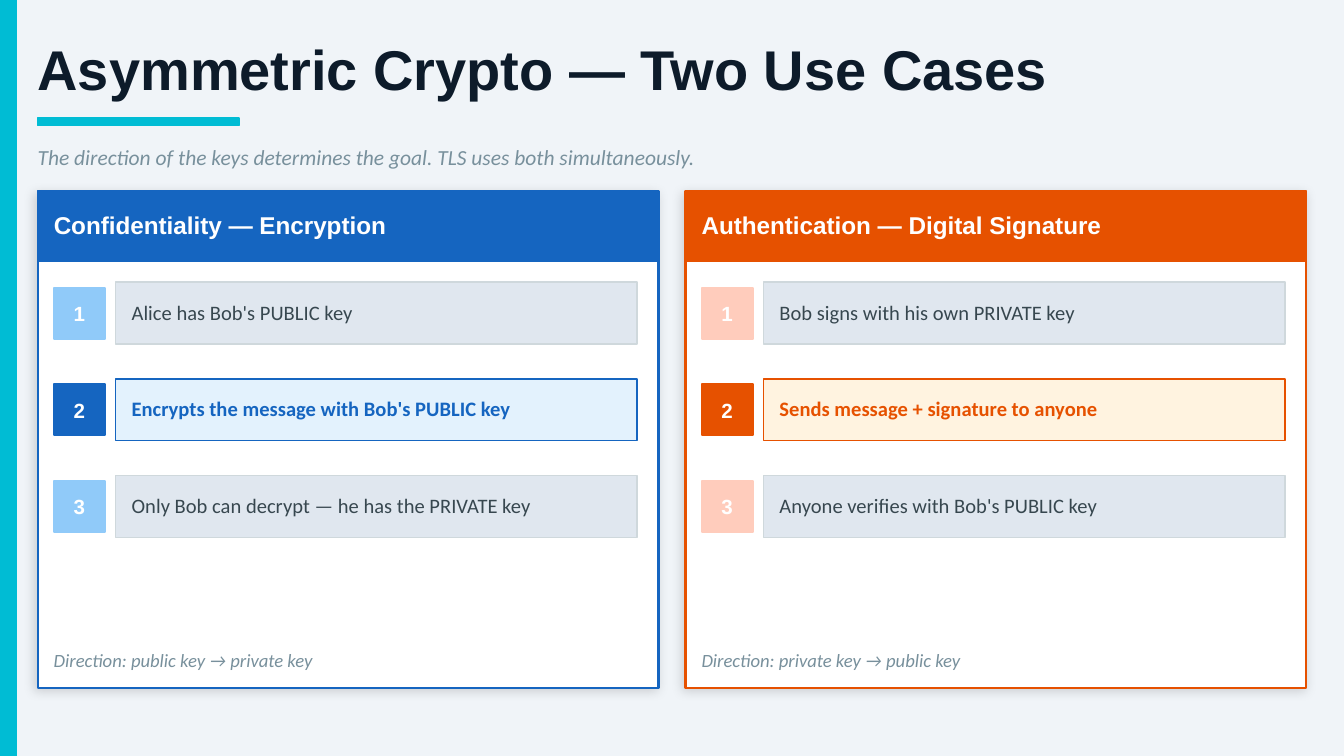
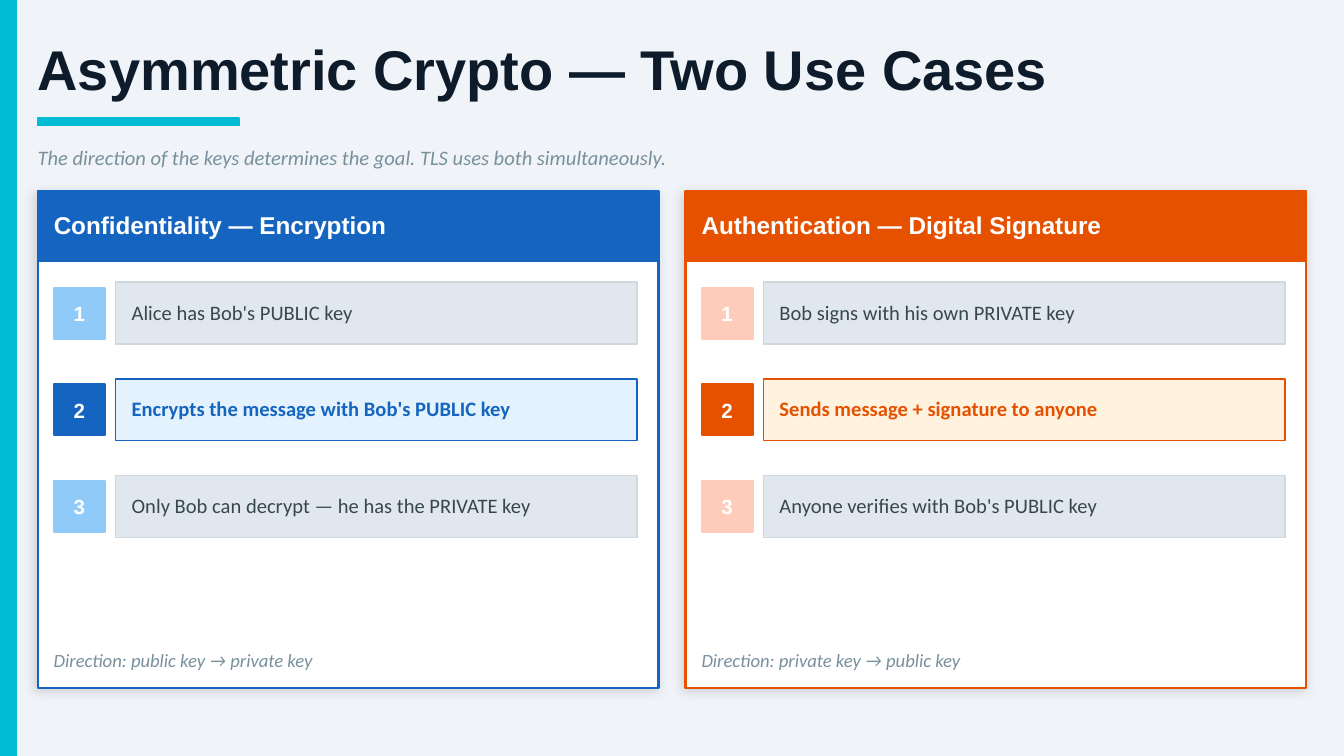
Before and after one commit to DeMaCS-UNICAL/NetworkSecurity, a slide deck: slide 5 of lab/Session_03_TLS/Lab_03_Slides_2026_v2.pptx. Drawn at 1344x756 pixels with LibreOffice and Linux fonts; fonts in the diff are those of the drawing. Boxes give left, top, right and bottom in pixels: in the first picture for what was removed or moved away, otherwise in the second. Text is boxed around its words. In the diff, an @@ line names an element or a change of style, - is before the commit and + after.

```diff
--- a/lab/Session_03_TLS/Lab_03_Slides_2026_v2.pptx
+++ b/lab/Session_03_TLS/Lab_03_Slides_2026_v2.pptx
@@ text "The direction of the keys ..." at (38,151,666,169): size 11.5 to 11 pt @@
```
Also in this commit, not shown: 12 other slides changed, 1 slide removed.
